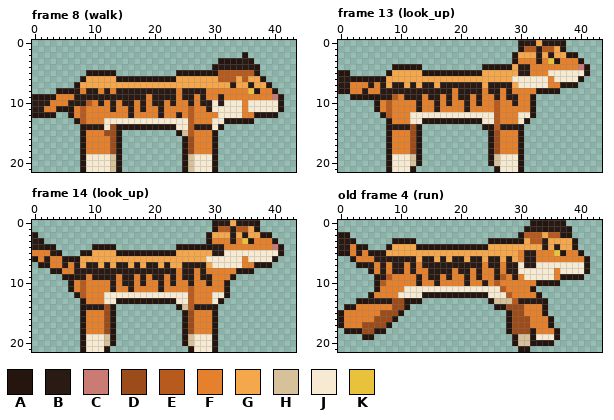
Pixel-art file, stored at assets/characters/tiger/tiger.aseprite. The picture above was drawn from the file before the commit.
44x22 pixels, 14 frames. Colours within 5 levels of each other are drawn and written as one. Shown: frame 8 (walk), frame 13 (look_up), frame 14 (look_up), old frame 4 (run). The commit also changed other frames, which this record leaves out.
Palette (. is transparent): A #24160f  B #2a1a14  C #c97b74  D #9c4b1a  E #b65a1e  F #e5802c  G #f5a74b  H #d6c19b  J #f6ead2  K #e8c23a
Pixels before, frame 8 (walk), first column x 0:
 2 ...................................A......
 3 ...............................AAAABA.....
 4 ..............................ABBBBBBA....
 5 .........AAAAA..........AAAAAAAEEEEEEA....
 6 ........AGGGGGAAAAAAAAAAGGGGGGGEEEGEGGA...
 7 .......AGGGGGGGGGGGGGGGGGGGGGGGGGBGGBGGA..
 8 ....AAABFBBFBFBBBBBBBBBBFBBBBFFFFFFFKAFFA.
 9 AAAAFFFBBBBBBBBBBBBFBBBBFBBFBFFBFFFFFFFFCA
10 BBBFFFBBBEFBFBFBBFBFBBFBFFBFBBJBJJJFJJJJJA
11 BBFFAAAFEFFFFBFFBFBFFBFFFFEFFBJJJJJFJJJJJA
12 AAAA..AFEFFFFFFFBFFFFBFFBFEFFFFJJJJFFAAAA.
13 .......AEFFFJJJJJJJJJJJJJJEFFFJJAAAAA.....
14 ........ABBBJDAAAAAAAAAAJJEBBBJA..........
15 ........AFFFDDA.........AHEFFFA...........
16 ........AFFFFDA..........ADFFFA...........
17 ........AFFFFDA..........ADFFFA...........
18 ........AFFFFDA..........ADFFFA...........
19 ........AJJJJHA..........AHJJJA...........
20 ........AJJJJHA..........AHJJJA...........
21 ........AJJJJHA..........AHJJJA...........
Pixels before, frame 13 (look_up), first column x 0:
 0 ..............................ABBGBBBA....
 1 ..............................AEEBEEGA....
 2 .............................AGGGBGBGGAA..
 3 .............................AFFFBFKAFFFA.
 4 .........AAAAA..........AAAAAGBBFFFFFFFFCA
 5 AA......AGGGGGAAAAAAAAAAGGGGGGBBFFFJJJJJJA
 6 BBAAAAAAGGGGGGGGGGGGGGGGGGGGGJJJJJJFJJJJA.
 7 BBFFFBFBGBBGBGBBGBBBBBBBGBBBBGJJJJJFFAAA..
 8 AAFFBFFBBBBBBBBBBBBFBBBBFBBFBFFFFAAAA.....
 9 ..AAAAABBEFBBBFBBFBFBBFBFFBFBBFFA.........
10 ......AFEFFFFBFFBFBFFBFBFFEFFBFFA.........
11 ......AFEFFFFBFFBFFFFBFFFFEFFFFFA.........
12 .......AEFFFJJJJJJJJJJJJJJEFFFJJA.........
13 ........AFFFJJAAAAAAAAAAJJEFFFJA..........
14 ........ABBBDA..........AAEBBBA...........
15 ........AFFFDA...........ADFFFA...........
16 ........AFFFDA...........ADFFFA...........
17 ........AFFFDA...........ADFFFA...........
18 ........AFFFDA...........ADFFFA...........
19 ........AJJJHA...........AHJJJA...........
20 ........AJJJHA...........AHJJJA...........
21 ........AJJJA.............AJJJA...........
Pixels before, frame 14 (look_up), first column x 0:
 0 ..............................ABBGBBBA....
 1 ..............................AEEBEEGA....
 2 A............................AGGGBGBGGAA..
 3 BA...........................AFFFBFKAFFFA.
 4 BBAA......AAAA..........AAAAAABBFFFFFFFFCA
 5 FFFBA...AAGGGGAAAAAAAAAAGGGGGGBBJJJJJJJJJA
 6 AFBFFAAAGGGGGGGGGGGGGGGGGGGGGJJJJJJFJJJJA.
 7 .AAFFBFBGBBGBGBBGBGBBGBGGBBBBGJJJJJFFAAA..
 8 ...AAFFBBBBBBBBBBBBBBBBBFBBFBFFFFFAAA.....
 9 .....AABBFBBBBFBBFBFBBFBFBBFBBFFFA........
10 ......AFEFFFFBFBBFBFFBFBFFBFFBFFA.........
11 ......AFEFFFFBFFBFFFFBFFFFEFFFFFA.........
12 .......AEFFFJJJJJJJJJJJJJJEFFFJJA.........
13 ........AFFFJJAAAAAAAAAAJJEFFFJA..........
14 ........ABBBDA..........AHEBBBA...........
15 ........AFFFDA...........ADFFFA...........
16 ........AFFFDA...........ADFFFA...........
17 ........AFFFDA...........ADFFFA...........
18 ........AFFFDA...........ADFFFA...........
19 ........AJJJHA...........AHJJJA...........
20 ........AJJJHA...........AHJJJA...........
21 ........AJJJA.............AJJJA...........
Pixels before, old frame 4 (run), first column x 0:
 0 ................................AAABBA....
 1 ...............................ABBABBBA...
 2 AA............................AEEEGEEAA...
 3 BBA......AAAA............AAAAAAGEEBGGGGA..
 4 BBFAA...AGGGGAAAAAAAAAAAAGGGGGGGGGBGBGGA..
 5 AAFBFAAAGGGGGGGGGGGGGGGGGGGGGGFBBFFFKAFFA.
 6 ..AFFFBBBBBBBGBBGBGBBGBBGBBGBGFBBFFFFFFFFA
 7 ...AABFBFBBFBFBBBBBBBBBBFBBFBBJBBJJJJJJJJA
 8 .....AFBFBBFBFFBBBBFBBFBFFBFBBJJJJJJFJJJJA
 9 ......ABEFFFFBFBBFBFFBFBFFBEFBFJJJJJFAAAA.
10 ......AEFFFFFBFFBFFFFBFFBFEFFFFFFAAAA.....
11 ......AFFFFJJJJJJJJJJJJJJJJEFFFFA.........
12 .....AFFFFJJJJAAAAAAAAAAAJJJEFFFFA........
13 ...AABBBBDDAAA...........AHHHEBBBBA.......
14 .AAFFFFFFDDA..............AADDDFFFA.......
15 AFFFFFFDDDA.................ADDFFFA.......
16 AFFFFFDDDA..................ADDDFFFA......
17 AFFFDDDDA...................ADDDFFFA......
18 .AAADDAA....................ADDDAFFFA.....
19 ....AA.......................AHHAJJJA.....
20 .............................AHHAAAA......
21 ..............................AA..........
After the commit:
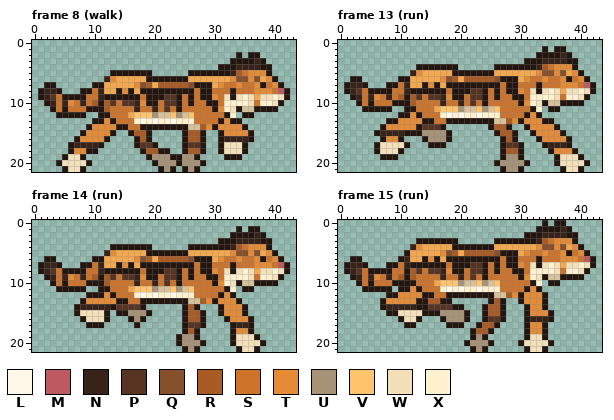
Colours new in this view: L #fff8e8  M #bd5960  N #38231a  P #573322  Q #87502c  R #aa5b24  S #cd732a  T #e58b35  U #a69377  V #ffc46c  W #f3dfb8  X #fff0ce
A new or re-ordered frame is compared with the old frame closest to it.
Change:
frames 14 -> 46
Changed rows in their new state; - is an unchanged pixel.
Frame 8 (walk):
first column x 0:
 2 ----------------------------------A.AA-----
 3 -------------------------------..--A-NA----
 4 ------------------------------.AAANNNNAA---
 5 ---------....-AAAAAA----..-----AANRSTTTA---
 6 --------....NTGGGGG-----AA-----GGTQQTQGTA--
 7 --AA---...AA-----TQR-RRRRRQAAA-TSSTSSTASTA-
 8 -ANN-...AASNGGATAGAAAAAAAAASAASSSASSSTTTSMA
 9 .-NPSAAAASSNAAAAAASAAAPPASASAATSWAWXWGWWXWA
10 ..ANSNTSNSRARPSPPNTAASPPASASSAASXXXXWSXXW--
11 ...AS-SSSAAARSSSSNSSNSPSASSSSSATXWAHHAAAA.-
12 ....AA-AA..AASSSGVVVUHHVUHVSSSSSAX.AA....--
13 -------...AATASSSXLXLXXLXXXSSSSAT--..------
14 --------.ATTTT--SS------AAHHRTATTTTA-------
15 ---------TTTTA.-ARRA----.ARRA..ATTTTA------
16 -------ATTTTA..--ARA------RRA..ANNNNA------
17 ------ANNNNA...--APPA-----PPA..AWWWA-------
18 ------ATTAA....---ARRAA---RRA..AWWWA-------
19 -----AWW-......----AUUUAAUUA...-AAA--------
20 ----AWWWWA.....-----AUUUAUUUA..------------
21 -----AWW-......------AUA--UA...------------
Frame 13 (run):
first column x 0:
 0 ------------------------------........-----
 1 ------------------------------....A.A------
 2 -----------------------------....AAAAN-.---
 3 -----------------------------..AAANNNNAA.--
 4 ---------....-AAAAAA----..---AAAANRSTTTA..-
 5 ..------....NTGGGGG-----AA----GGGTQQTQGTA.-
 6 ..--......AA-----TQR-RRRRRQAAAGTSSTSSTASTA-
 7 .ANNA...AASNG-ATAGAAAAAAAAASAASSSASSSTTTSMA
 8 .-NPSAAAASSNAAAAAASAAAPPASASAATSW-WXWGWWXWA
 9 ---NSNTSNSRARPSPPNTAASPPASASSAASXXXXWSXXWA-
10 ---ASASSSAAARSSSSNSSNSPSASSSSSATXWAHHAAAA--
11 ----AA-AA..AASSSGVVVUHHVUHVSSSSS-X-AA------
12 -------...AATASSSXLXLXXLXXXSSSSATA---------
13 ---------ATTTT--SS------AAHHRTATTTAA-------
14 -------ATTTTT-PPPA------.-RRA..ATTTTA------
15 ------ANNNNAA-UUUUA------.ARRA.-ATTTTA-----
16 -------ATTA...AUUUA------..ARA.--ATTTTA----
17 ------AWWWWA..-AAA-------..APP----ANNNA----
18 ------AWWWA...-----------..ARR-----ATTTA---
19 -------A-A....-----------..AUU------AWWWA--
20 --------......-----------.AUUUUA----AWWWWA-
21 --------.....-------------.AUU-------AWWA--
Frame 14 (run):
first column x 0:
 0 ------------------------------........-----
 1 ------------------------------....A.A------
 2 .----------------------------....AAAAN-.---
 3 ..---------------------------..AAANNNNAA.--
 4 ....------...-AAAAAA----..----AAANRSTTTA..-
 5 .....---....NTGGGGG-----AA----GGGTQQTQGTA.-
 6 ..AA......AA-----TQR-RRRRRQAAAGTSSTSSTASTA-
 7 --NNA...AASNG-ATAGAAAAAAAAASAASSSASSSTTTSMA
 8 -ANPSAAAASSNAAAAAASAAAPPASASAATSWAWXWGWWXWA
 9 --ANSNTSNSRARPSPPNTAASPPASASSAASXXXXWSXXWA-
10 ---ASASSSAAARSSSSNSSNSPSASSSSSATXWAHHAAAA--
11 ----AA-AA..AASSSGVVVUHHVUHVSSSSS-X-AA------
12 -------..AAATASSSXLXLXXLXXXSSSSATA---------
13 ---------TTTTT--SS------AAHHRTATTTA--------
14 -------ANNNNN-PPPPA-----.ARA...ATTTA-------
15 -------AWWWWA.AAUUUA------RRA..ATTTA-------
16 ---------WWWA.--AUA-------RRA..-ATTTA------
17 --------.AAA..---A--------PPA..--ANNA------
18 --------......------------RA...--ATTA------
19 --------......----------AUUA...--AWWWA-----
20 --------......----------AUUUA..--AWWWWA----
21 --------.....------------AUA...---AWWA-----
Frame 15 (run) is new; against old frame 4 (run):
first column x 0:
 0 --------------------------------..-.A------
 1 -------------------------------..A-AAN-----
 2 ..----------------------------.AAANNNN-A---
 3 ...------....AAAAAAA-----.-----AANRSTTT----
 4 .....---....NTGGGGG------A-------TQQTQ-TA--
 5 ...........A-----TQR-RRRRRQAAAGTSSTSSTASTA-
 6 ---A......ANG-ATAGAAAAAAAAASAASSSASSSTTTSMA
 7 -ANN-...AASNAAAAAASAAAPPASASAATSWAWXWGWWXWA
 8 -ANPS-AAASSARPSPPNTAASPPASASSAASXXXXWSXXW--
 9 --ANSNTSNSRARSSSSNSSNSPSASSSSSATXWAHH------
10 ---ASASSSAAAASSSGVVVUHHVUHVSSSSSAX.--------
11 ----AA-AA.AATASSSXLXLXXLXXXSSSSATA---------
12 -----...AATTTT--SS-------AHHRTATTTA--------
13 ---....ATTTTT-ARRAA-------RA..ATTT---------
14 -......ANNNNNAAPPPPAA---ARR-...ATT---------
15 ........AAWWWWAAAUUUUA--ARRA...ATTTA-------
16 ..........AWWA---AUUUA--APPA...ANNN--------
17 .........--AA-----AAA--ARRA-...ATTA.-------
18 -.......--------------ARRA--...ATTA..------
19 ----..----------------AUA----..AWWA..------
20 ---------------------AUUUA---.AWWWW--------
21 ----------------------AUA-----.-WWA--------
Pixel boxes of the changes (left, top, right, bottom) in both pictures:
changed: (32, 52, 290, 172)
changed: (338, 40, 596, 172)
changed: (32, 220, 290, 352)
changed: (338, 220, 596, 352)
